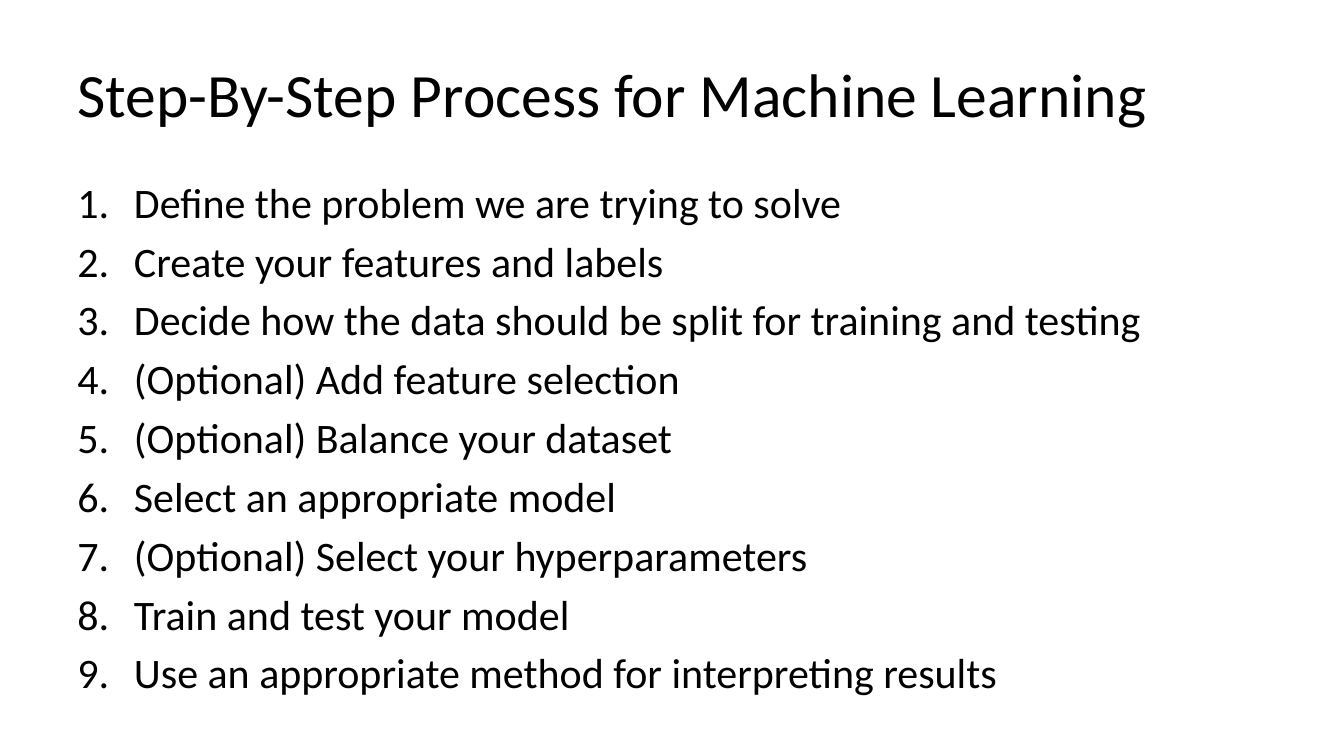
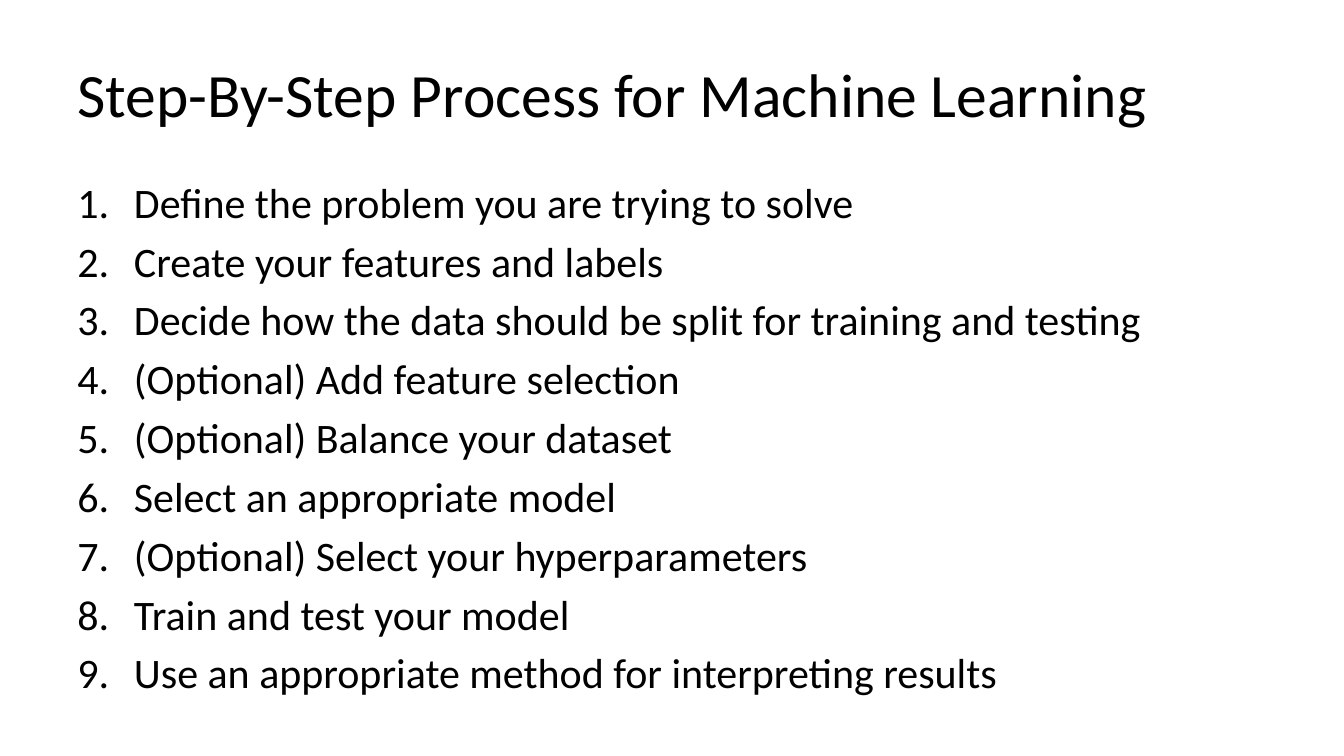
Before and after one commit to C4M-UofT/C4M-UofT.github.io, a slide deck: slide 9 of lectures/winter/6_ml_workflow/MachineLearning_tutorial.pptx. Drawn at 1344x756 pixels with LibreOffice and Linux fonts; fonts in the diff are those of the drawing. Boxes give left, top, right and bottom in pixels: in the first picture for what was removed or moved away, otherwise in the second. Text is boxed around its words. In the diff, an @@ line names an element or a change of style, - is before the commit and + after.

Commit message:
adding lecture 8

```diff
--- a/lectures/winter/6_ml_workflow/MachineLearning_tutorial.pptx
+++ b/lectures/winter/6_ml_workflow/MachineLearning_tutorial.pptx
@@ text at (x1=134, y1=189, x2=854, y2=226): text changed @@
-1. Define the problem we are trying to solve
+1. Define the problem you are trying to solve
```
Also in this commit, not shown: 9 other slides changed, 4 other files.
